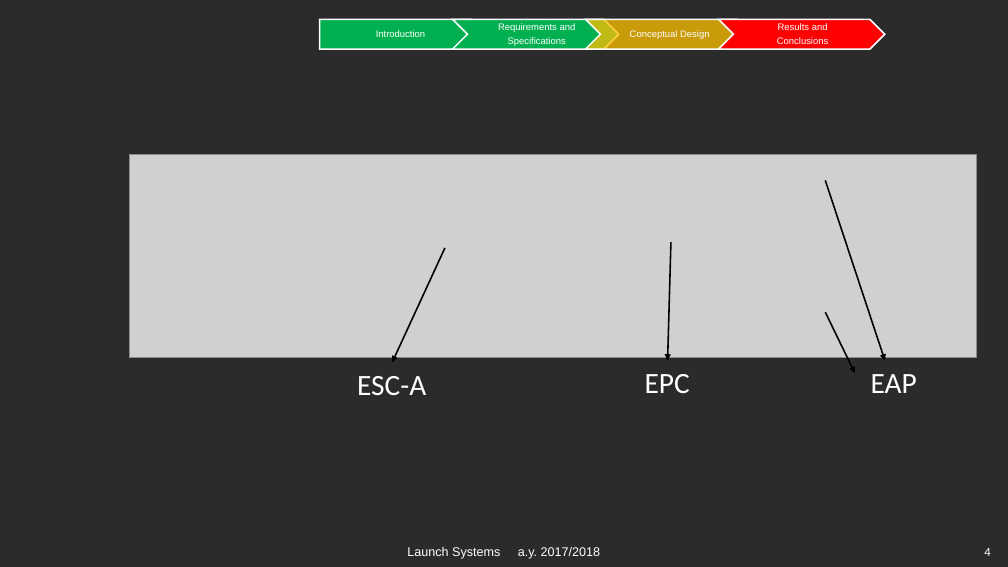
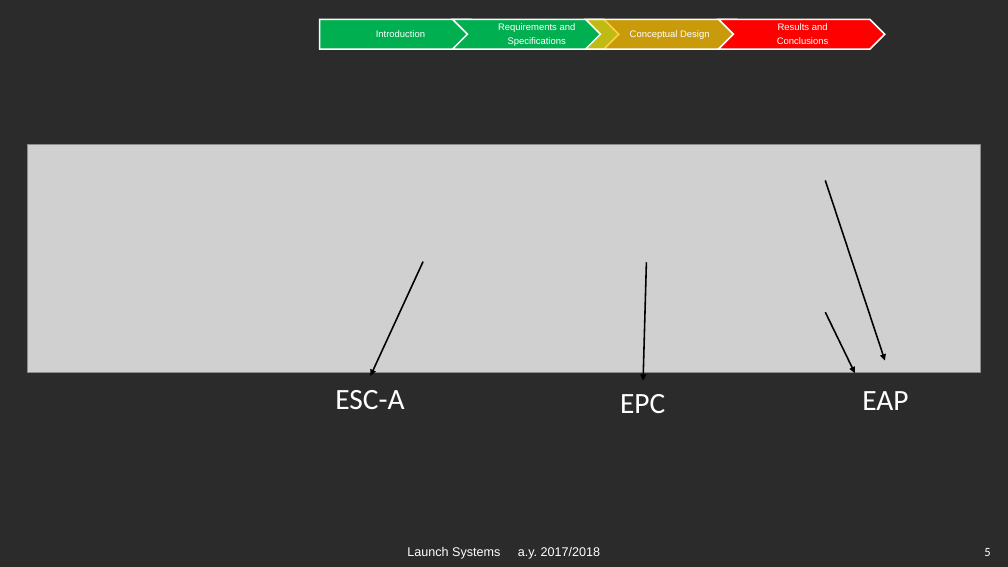
Before and after one commit to aeroanselm/Imbalance_project, a slide deck: slide 5 of Report/Project_Presentation_Ale.pptx (slide 4 before the commit). Drawn at 1008x567 pixels with LibreOffice and Linux fonts; fonts in the diff are those of the drawing; grey boxes stand for pictures; background and template pictures are left out; a plain dark background stands for a picture behind light text. Boxes give left, top, right and bottom in pixels: in the first picture for what was removed or moved away, otherwise in the second. Text is boxed around its words. In the diff, an @@ line names an element or a change of style, - is before the commit and + after.

```diff
--- a/Report/Project_Presentation_Ale.pptx
+++ b/Report/Project_Presentation_Ale.pptx
@@ picture: place and size @@
-picture at <box>130,154,977,357</box>
+picture at <box>28,144,981,373</box>
@@ arrow moved from (445, 248) - (392, 362) to (423, 262) - (371, 376) @@
@@ arrow moved from (671, 242) - (668, 361) to (647, 262) - (644, 380) @@
@@ text "ESC-A": place and size @@
-text "ESC-A" at <box>357,376,426,395</box>
+text "ESC-A" at <box>335,390,404,409</box>
@@ text "EPC": place and size @@
-text "EPC" at <box>645,374,690,393</box>
+text "EPC" at <box>620,394,665,413</box>
@@ text "EAP": place and size @@
-text "EAP" at <box>871,374,917,393</box>
+text "EAP" at <box>862,391,908,410</box>
@@ page number at <box>984,548,990,556</box>: text changed @@
-4
+5
```
Also in this commit, not shown: 9 other slides changed, 5 slides added.
